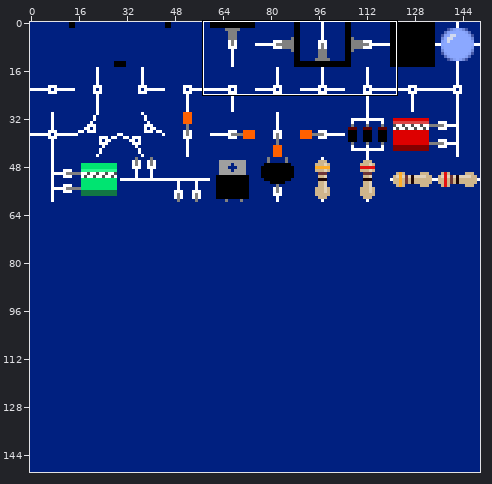
Sprite sheet, stored at pieces.png. Above: a wide view before the commit, with the close-up outlined.
Close-up. As it was:
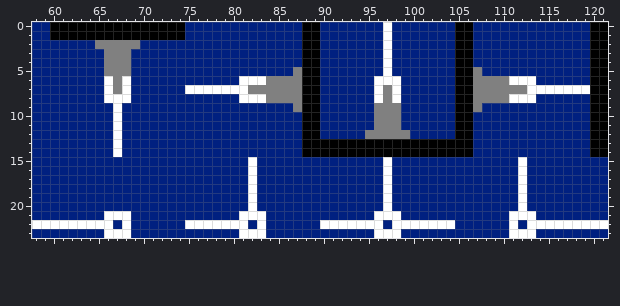
The file is 150x150 pixels. Colours within 5 levels of each other are drawn and written as one. Shown: x 58..121, y 0..23.
Now the later version:
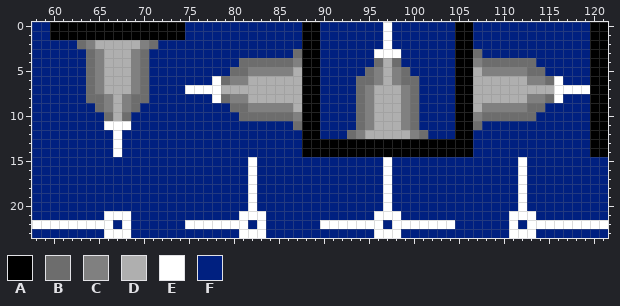
Palette (. is transparent): A #000000  B #6d6d6d  C #808080  D #afafaf  E #ffffff  F #002080
The exact change:
@@ x 58..121 @@
  1 FFAAAAAAAAAAAAAAAFFFFFFFFFFFFFAAFFFFFFFEFFFFFFFAAFFFFFFFFFFFFFAA
- 2 FFFFFFFCCCCCFFFFFFFFFFFFFFFFFFAAFFFFFFFEFFFFFFFAAFFFFFFFFFFFFFAA
- 3 FFFFFFFFCCCFFFFFFFFFFFFFFFFFFFAAFFFFFFFEFFFFFFFAAFFFFFFFFFFFFFAA
- 4 FFFFFFFFCCCFFFFFFFFFFFFFFFFFFFAAFFFFFFFEFFFFFFFAAFFFFFFFFFFFFFAA
- 5 FFFFFFFFCCCFFFFFFFFFFFFFFFFFFCAAFFFFFFFEFFFFFFFAACFFFFFFFFFFFFAA
- 6 FFFFFFFFECEFFFFFFFFFFFFEEECCCCAAFFFFFFEEEFFFFFFAACCCCEEEFFFFFFAA
- 7 FFFFFFFFECEFFFFFFEEEEEEECCCCCCAAFFFFFFECEFFFFFFAACCCCCCEEEEEEEAA
- 8 FFFFFFFFEEEFFFFFFFFFFFFEEECCCCAAFFFFFFECEFFFFFFAACCCCEEEFFFFFFAA
- 9 FFFFFFFFFEFFFFFFFFFFFFFFFFFFFCAAFFFFFFCCCFFFFFFAACFFFFFFFFFFFFAA
-10 FFFFFFFFFEFFFFFFFFFFFFFFFFFFFFAAFFFFFFCCCFFFFFFAAFFFFFFFFFFFFFAA
-11 FFFFFFFFFEFFFFFFFFFFFFFFFFFFFFAAFFFFFFCCCFFFFFFAAFFFFFFFFFFFFFAA
-12 FFFFFFFFFEFFFFFFFFFFFFFFFFFFFFAAFFFFFCCCCCFFFFFAAFFFFFFFFFFFFFAA
+ 2 FFFFFBCDDDDDCBFFFFFFFFFFFFFFFFAAFFFFFFFEFFFFFFFAAFFFFFFFFFFFFFAA
+ 3 FFFFFFBCDDDCBFFFFFFFFFFFFFFFFBAAFFFFFFEEEFFFFFFAABFFFFFFFFFFFFAA
+ 4 FFFFFFBCDDDCBFFFFFFFFFFBBBBBBCAAFFFFFFBDBFFFFFFAACBBBBBBFFFFFFAA
+ 5 FFFFFFBCDDDCBFFFFFFFFFBBCCCCCDAAFFFFFBCDCBFFFFFAADCCCCCBBFFFFFAA
+ 6 FFFFFFBCDDDCBFFFFFFFEBCCDDDDDDAAFFFFBBCDCBBFFFFAADDDDDDCCBEFFFAA
+ 7 FFFFFFBCDDDCBFFFFEEEEDDDDDDDDDAAFFFFBCDDDCBFFFFAADDDDDDDDDEEEEAA
+ 8 FFFFFFBBCDCBBFFFFFFFEBCCDDDDDDAAFFFFBCDDDCBFFFFAADDDDDDCCBEFFFAA
+ 9 FFFFFFFBCDCBFFFFFFFFFFBBCCCCCDAAFFFFBCDDDCBFFFFAADCCCCCBBFFFFFAA
+10 FFFFFFFFBDBFFFFFFFFFFFFBBBBBBCAAFFFFBCDDDCBFFFFAACBBBBBBFFFFFFAA
+11 FFFFFFFFEEEFFFFFFFFFFFFFFFFFFBAAFFFFBCDDDCBFFFFAABFFFFFFFFFFFFAA
+12 FFFFFFFFFEFFFFFFFFFFFFFFFFFFFFAAFFFBCDDDDDCBFFFAAFFFFFFFFFFFFFAA
 13 FFFFFFFFFEFFFFFFFFFFFFFFFFFFFFAAAAAAAAAAAAAAAAAAAFFFFFFFFFFFFFAA
Boxes around the changes in both close-ups, in picture pixels (x1, y1, x2, y2):
changed: (77, 40, 158, 130)
changed: (212, 49, 302, 130)
changed: (347, 49, 428, 139)
changed: (473, 49, 563, 130)
